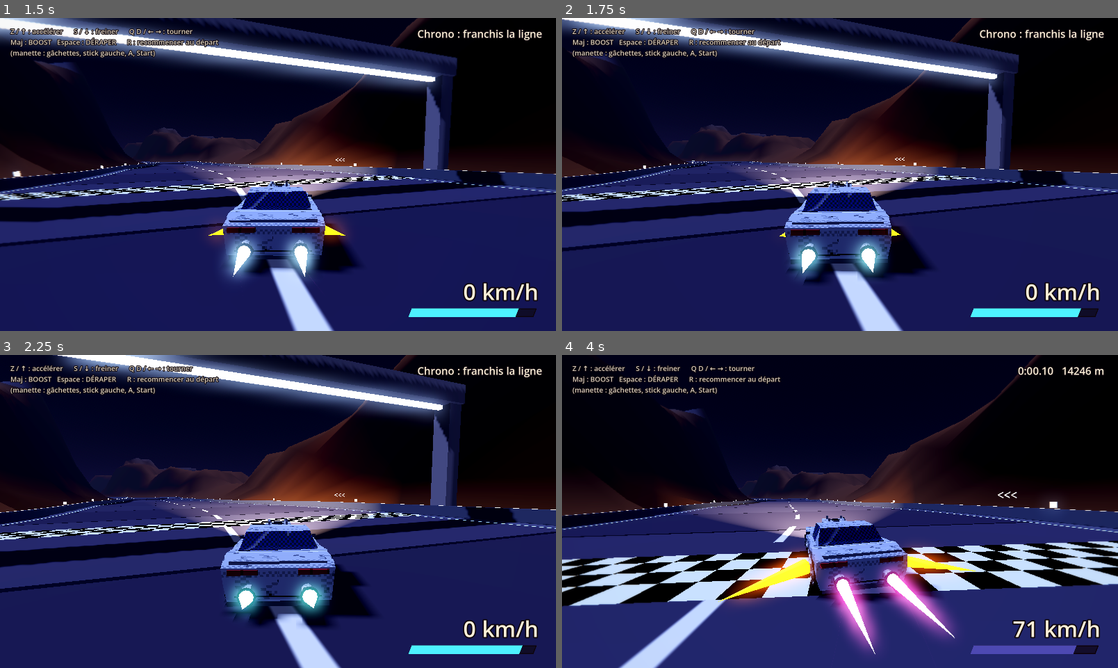
Above: before the commit, frames 1-4 (two rows, left to right).
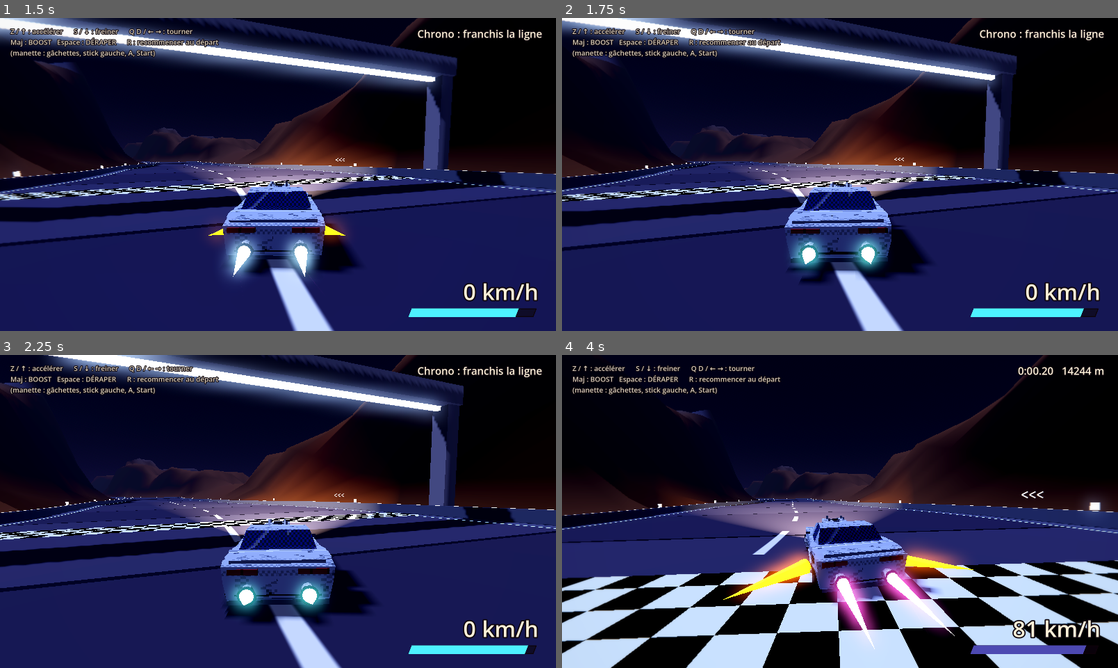
Above: after the commit, the same moments.

Repository: CrachelaVapeur/Jeu-de-Course
Game: Godot game, scene res://scenes/circuit_01.tscn
The game is run twice, just before and just after one commit, with the same random seed, the same clock (stepped at 60 frames per second) and the same inputs.
Inputs:
- Up to frame 1 (1.5 s): hold D (droite) 0.53-1.28 s; hold Shift (boost) 0.53-1.28 s; tap Space at 0.77, 1.07 s; tap X (deraper) at 0.8, 1.35 s; hold Down from 1.28 s (still down)
- Up to frame 2 (1.75 s): keep holding Down; tap Space at 1.52 s; tap Ctrl at 1.55 s
- Up to frame 3 (2.25 s): tap Space at 1.82 s; release Down at 2.03 s; hold D (droite) from 2.03 s (still down); tap Ctrl at 2.1 s
- Up to frame 4 (4 s): tap Space at 2.3, 2.85, 3.02, 3.32, 3.77 s; release D (droite) at 2.78 s; hold W (accelerer) 2.78-3.53 s; tap Shift (boost) at 3.05 s; hold A (gauche) from 3.53 s (still down); hold Shift (boost) from 3.53 s (still down); tap X (deraper) at 3.8 s

Frame 1 is identical in both runs. In frame 2, 5.2% of the frame differs, in the area x 0-100%, y 0-98%; in frame 3, 5.1%; in frame 4, 33%, in the area x 0-100%, y 0-100%.

Commit message:
Commandes: derapage sur Espace, boost sur Maj seulement
Co-Authored-By: Claude Sonnet 5.5 <noreply@anthropic.com>
Claude-Session: https://claude.ai/code/session_017huJHQwB2bFeykRbBtH6CG

Diff:
--- a/scripts/commandes.gd
+++ b/scripts/commandes.gd
@@ -10,8 +10,8 @@
 	"freiner": {"touches": [KEY_S, KEY_DOWN], "axe": [JOY_AXIS_TRIGGER_LEFT, 1.0]},
 	"gauche": {"touches": [KEY_A, KEY_LEFT], "axe": [JOY_AXIS_LEFT_X, -1.0]},
 	"droite": {"touches": [KEY_D, KEY_RIGHT], "axe": [JOY_AXIS_LEFT_X, 1.0]},
-	"boost": {"touches": [KEY_SPACE, KEY_SHIFT], "bouton": JOY_BUTTON_A},
-	"deraper": {"touches": [KEY_X, KEY_CTRL], "bouton": JOY_BUTTON_RIGHT_SHOULDER},
+	"boost": {"touches": [KEY_SHIFT], "bouton": JOY_BUTTON_A},
+	"deraper": {"touches": [KEY_SPACE, KEY_X], "bouton": JOY_BUTTON_RIGHT_SHOULDER},
 	"recommencer": {"touches": [KEY_R], "bouton": JOY_BUTTON_START},
 }
 
